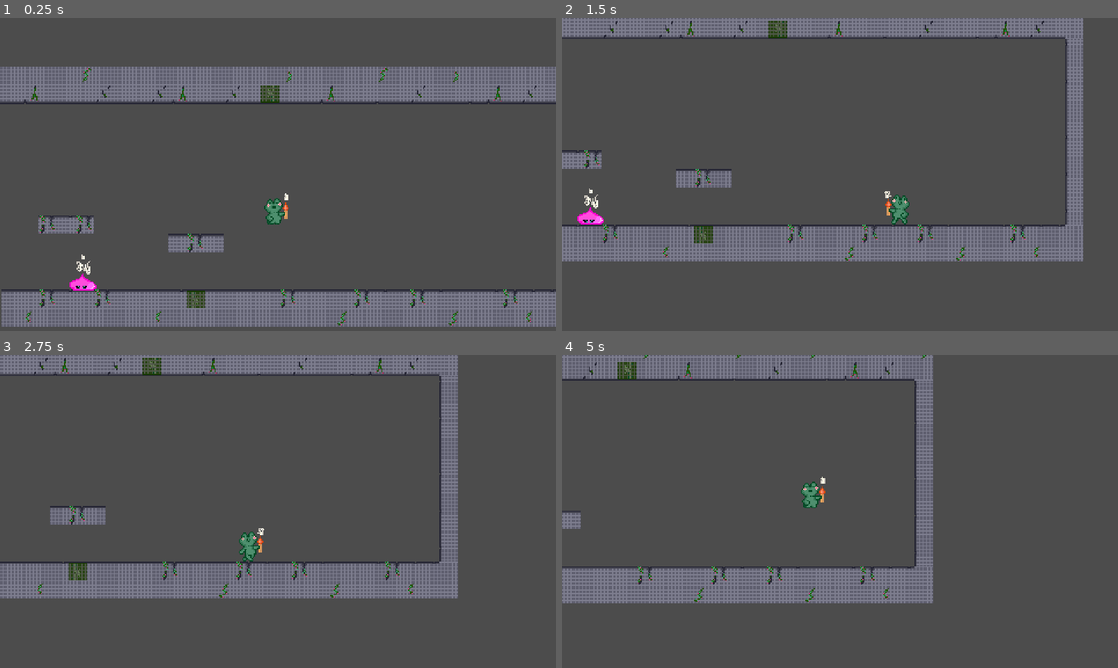
Above: before the commit, frames 1-4 (two rows, left to right).
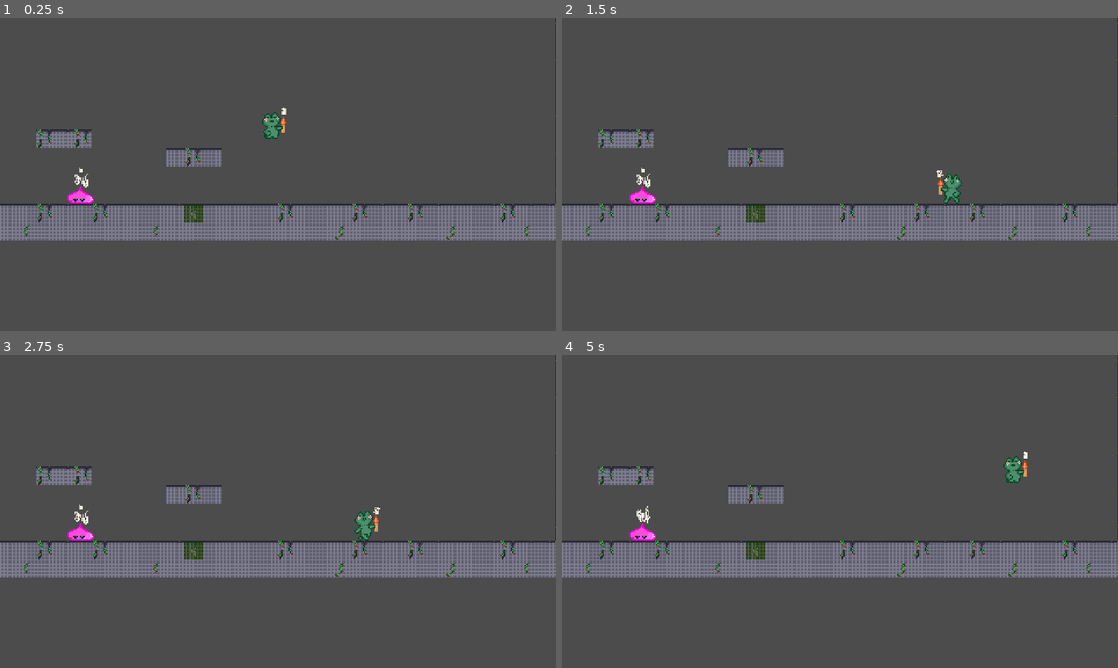
Above: after the commit, the same moments.

Repository: JohannesLadurner/NogardPrincess
Game: Godot game, scene res://assets/levels/Level01.tscn
Same seed, same stepped clock (60 frames per second), same inputs: the game is played once before the commit and once after it.
Inputs:
- Up to frame 1 (0.25 s): no input
- Up to frame 2 (1.5 s): hold Right (move_right) from 0.53 s (still down); tap Up (jump) at 0.77 s
- Up to frame 3 (2.75 s): tap Up (jump) at 1.52 s; release Right (move_right) at 2.03 s; hold Left (move_left) from 2.03 s (still down)
- Up to frame 4 (5 s): release Left (move_left) at 2.78 s; hold Right (move_right) 2.78-4.28 s; tap Up (jump) at 3.02, 3.77, 4.52 s; hold Left (move_left) from 4.28 s (still down)

The runs differ from the first frame. In frame 1, 37% of the frame differs, in the area x 0-100%, y 0-99%; in frame 2, 26%; in frame 3, 25%; in frame 4, 25%.

Commit message:
lvl2 finish

Diff:
--- a/NogardPrincess/assets/levels/Level02.tscn
+++ b/NogardPrincess/assets/levels/Level02.tscn
@@ -1,9 +1,8 @@
-[gd_scene load_steps=25 format=2]
-
-[ext_resource path="res://assets/enemies/Enemy.gd" type="Script" id=1]
+[gd_scene load_steps=22 format=2]
+
+[ext_resource path="res://assets/enemies/slimes/Slime.tscn" type="PackedScene" id=1]
 [ext_resource path="res://assets/player/Player.tscn" type="PackedScene" id=2]
 [ext_resource path="res://assets/tiles/stones/StonePlantBorder.png" type="Texture" id=7]
-[ext_resource path="res://assets/enemies/Enemy.png" type="Texture" id=8]
 [ext_resource path="res://assets/tiles/stones/StoneCrackBorder.png" type="Texture" id=9]
 [ext_resource path="res://assets/tiles/stones/StoneBorder.png" type="Texture" id=10]
 [ext_resource path="res://assets/tiles/stones/StoneMiddle.png" type="Texture" id=11]
@@ -13,16 +12,17 @@
 [ext_resource path="res://assets/tiles/stones/StoneCeilPlant.png" type="Texture" id=16]
 [ext_resource path="res://assets/tiles/Moos.png" type="Texture" id=17]
 
-[sub_resource type="SpriteFrames" id=1]
-animations = [ {
-"frames": [ ExtResource( 8 ) ],
-"loop": true,
-"name": "default",
-"speed": 5.0
-} ]
-
-[sub_resource type="RectangleShape2D" id=2]
-extents = Vector2( 3.18584, 16 )
+[sub_resource type="ConvexPolygonShape2D" id=1]
+points = PoolVector2Array( 0, 0, 16, 0, 16, 16, 0, 16 )
+
+[sub_resource type="ConvexPolygonShape2D" id=2]
+points = PoolVector2Array( 0, 0, 16, 0, 16, 16, 0, 16 )
+
+[sub_resource type="ConvexPolygonShape2D" id=3]
+points = PoolVector2Array( 0, 0, 16, 0, 16, 16, 0, 16 )
+
+[sub_resource type="ConvexPolygonShape2D" id=4]
+points = PoolVector2Array( 0, 0, 16, 0, 16, 16, 0, 16 )
 
 [sub_resource type="ConvexPolygonShape2D" id=5]
 points = PoolVector2Array( 0, 0, 16, 0, 16, 16, 0, 16 )
@@ -39,19 +39,7 @@
 [sub_resource type="ConvexPolygonShape2D" id=9]
 points = PoolVector2Array( 0, 0, 16, 0, 16, 16, 0, 16 )
 
-[sub_resource type="ConvexPolygonShape2D" id=10]
-points = PoolVector2Array( 0, 0, 16, 0, 16, 16, 0, 16 )
-
-[sub_resource type="ConvexPolygonShape2D" id=11]
-points = PoolVector2Array( 0, 0, 16, 0, 16, 16, 0, 16 )
-
-[sub_resource type="ConvexPolygonShape2D" id=12]
-points = PoolVector2Array( 0, 0, 16, 0, 16, 16, 0, 16 )
-
-[sub_resource type="ConvexPolygonShape2D" id=13]
-points = PoolVector2Array( 0, 0, 16, 0, 16, 16, 0, 16 )
-
-[sub_resource type="TileSet" id=14]
+[sub_resource type="TileSet" id=10]
 1/name = "Block1.png 1"
 1/texture = ExtResource( 7 )
 1/tex_offset = Vector2( 0, 0 )
@@ -230,37 +218,43 @@
 9/navigation_offset = Vector2( 0, 0 )
 9/shape_offset = Vector2( 0, 0 )
 9/shape_transform = Transform2D( 1, 0, 0, 1, 0, 0 )
-9/shape = SubResource( 13 )
+9/shape = SubResource( 9 )
 9/shape_one_way = false
 9/shape_one_way_margin = 1.0
 9/shapes = [ {
 "autotile_coord": Vector2( 0, 0 ),
 "one_way": false,
 "one_way_margin": 1.0,
-"shape": SubResource( 13 ),
+"shape": SubResource( 9 ),
 "shape_transform": Transform2D( 1, 0, 0, 1, 0, 0 )
 } ]
 9/z_index = 0
 
 [node name="Level02" type="Node2D"]
 
-[node name="Enemy" type="KinematicBody2D" parent="."]
-script = ExtResource( 1 )
-
-[node name="AnimatedSprite" type="AnimatedSprite" parent="Enemy"]
-position = Vector2( 343.625, 143.209 )
-frames = SubResource( 1 )
-
-[node name="CollisionShape2D" type="CollisionShape2D" parent="Enemy"]
-position = Vector2( 343.625, 143.209 )
-shape = SubResource( 2 )
+[node name="Slime2" parent="." instance=ExtResource( 1 )]
+position = Vector2( 34.3325, 208.284 )
 
 [node name="TileMap" type="TileMap" parent="."]
 position = Vector2( -1, 0 )
-tile_set = SubResource( 14 )
+tile_set = SubResource( 10 )
 cell_size = Vector2( 16, 16 )
 format = 1
 tile_data = PoolIntArray( -65559, 3, 0, -65558, 3, 0, -65557, 6, 0, -65556, 3, 0, -65555, 3, 0, -65554, 3, 0, -65553, 3 …(6313 unchanged characters)…
 
 [node name="Player" parent="." instance=ExtResource( 2 )]
 position = Vector2( 480.152, 91.6577 )
+
+[node name="Camera2D2" type="Camera2D" parent="Player"]
+position = Vector2( 1.06363, 10.0189 )
+current = true
+limit_left = -370
+limit_top = -45
+limit_right = 570
+limit_bottom = 250
+drag_margin_h_enabled = true
+drag_margin_v_enabled = true
+editor_draw_drag_margin = true
+
+[node name="Slime" parent="." instance=ExtResource( 1 )]
+position = Vector2( -64.545, 80.1091 )
--- a/NogardPrincess/assets/player/Player.tscn
+++ b/NogardPrincess/assets/player/Player.tscn
@@ -47,12 +47,6 @@
 position = Vector2( -4, 2.5 )
 shape = SubResource( 2 )
 
-[node name="Camera2D" type="Camera2D" parent="."]
-current = true
-drag_margin_h_enabled = true
-drag_margin_v_enabled = true
-editor_draw_drag_margin = true
-
 [node name="RightCollisionShape" type="CollisionShape2D" parent="."]
 position = Vector2( 4, 2.5 )
 shape = SubResource( 3 )
Not shown: 8 places in NogardPrincess/assets/levels/Level02.tscn that only renumber resources
